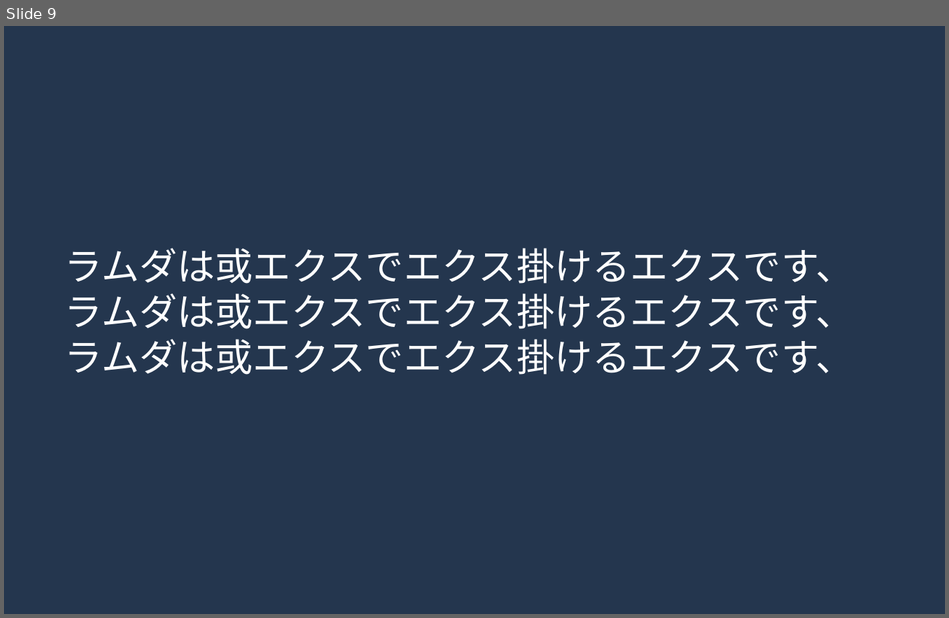
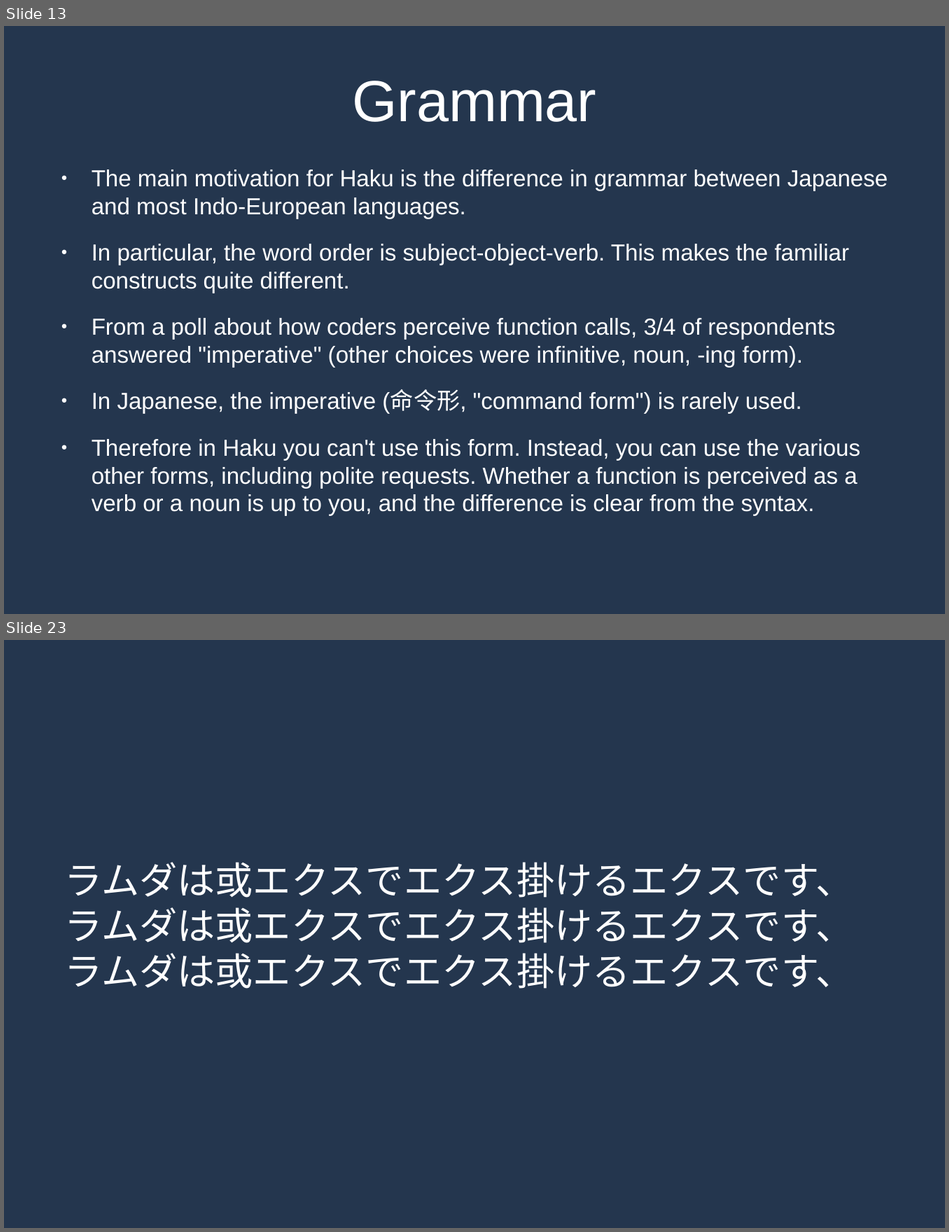
Before and after one commit to MrPicklePinosaur/haku, a slide deck: haku-talk/haku-talk.odp. Shown one above the other, each under a label of ours: slide 9 before the commit, slides 13 and 23 after it; the slides between them are not shown. The pictures are 949x618 and 949x1232 pixels, drawn with LibreOffice and Linux fonts; fonts in the diff are those of the drawing. Boxes give left, top, right and bottom in pixels: in the first picture for what was removed or moved away, otherwise in the second. Text is boxed around its words. In the diff, an @@ line names an element or a change of style, - is before the commit and + after.

```diff
--- a/haku-talk/haku-talk.odp
+++ b/haku-talk/haku-talk.odp
@@ slide 13 added at (4, 26, 945, 614), background #24364E @@
@@ title added at (352, 81, 596, 122), 48.9 pt, text #FFFFFF @@
+Grammar
@@ text added at (92, 170, 888, 516), 19.6 pt, text #FFFFFF @@
+● The main motivation for Haku is the difference in grammar between Japanese and most Indo-European languages.
+● In particular, the word order is subject-object-verb. This makes the familiar constructs quite different.
+● From a poll about how coders perceive function calls, 3/4 of respondents answered "imperative" (other choices were infinitive, noun, -ing form).
+● In Japanese, the imperative (命令形, "command form") is rarely used.
+● Therefore in Haku you can't use this form. Instead, you can use the various other forms, including polite requests. Whether a function is perceived as a verb or a noun is up to you, and the difference is clear from the syntax.
@@ what was slide 9 is now slide 23 @@
```
Also in this commit, not shown: 2 slides changed, 19 other slides added, 6 slides removed, 1 other file.
